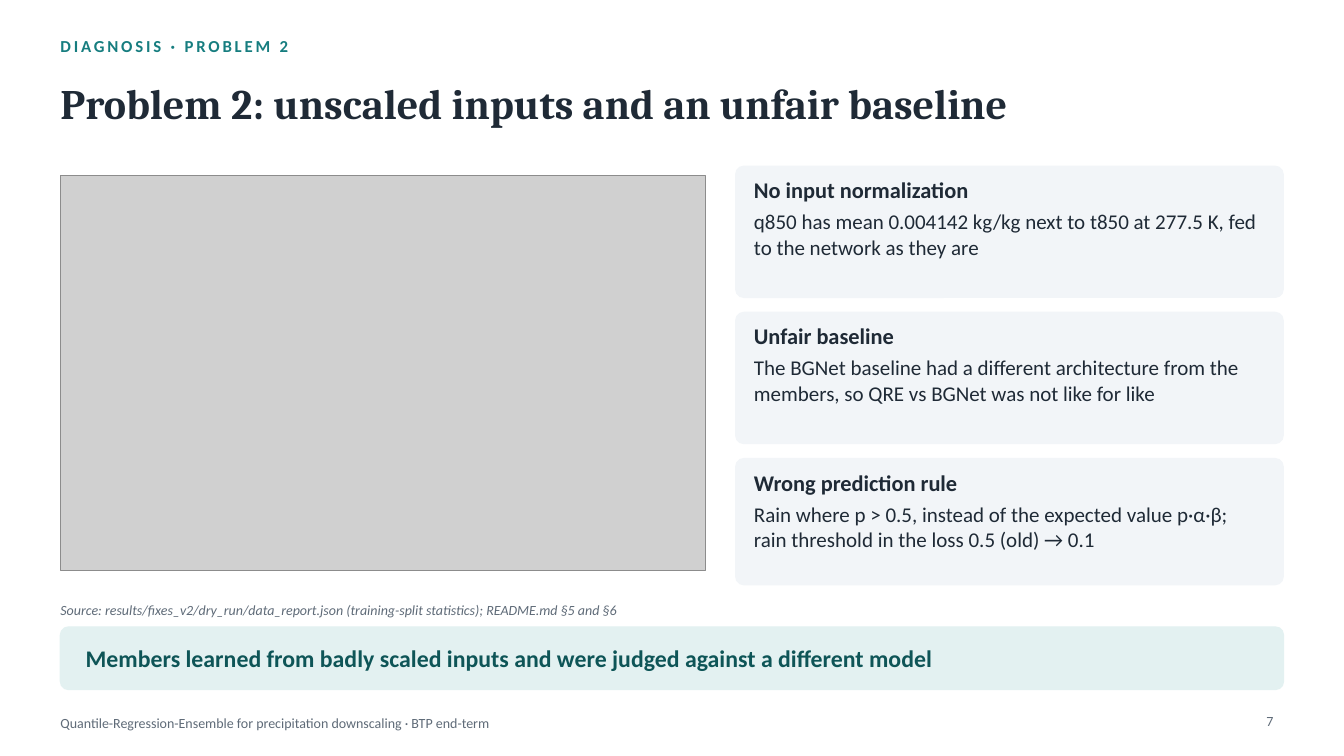
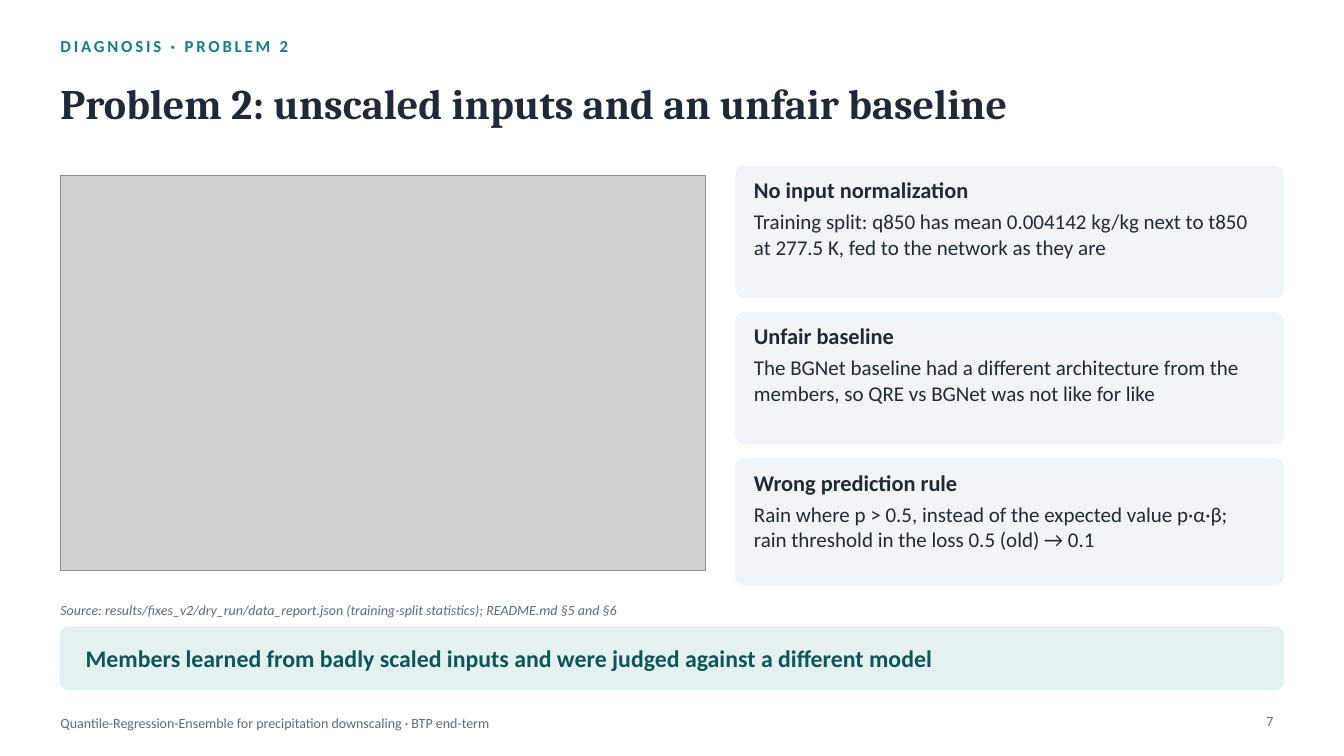
Before and after one commit to rajatjain3366/precipitation-downscaling, a slide deck: slide 7 of docs/presentation/BTP_endterm.pptx. Drawn at 1344x756 pixels with LibreOffice and Linux fonts; fonts in the diff are those of the drawing; grey boxes stand for pictures. Boxes give left, top, right and bottom in pixels: in the first picture for what was removed or moved away, otherwise in the second. Text is boxed around its words. In the diff, an @@ line names an element or a change of style, - is before the commit and + after.

```diff
--- a/docs/presentation/BTP_endterm.pptx
+++ b/docs/presentation/BTP_endterm.pptx
@@ text at [754,214,1247,259]: text changed @@
-q850 has mean 0.004142 kg/kg next to t850 at 277.5 K, fed to the network as they are
+Training split: q850 has mean 0.004142 kg/kg next to t850 at 277.5 K, fed to the network as they are
```
Also in this commit, not shown: 13 other slides changed, 7 other files.
